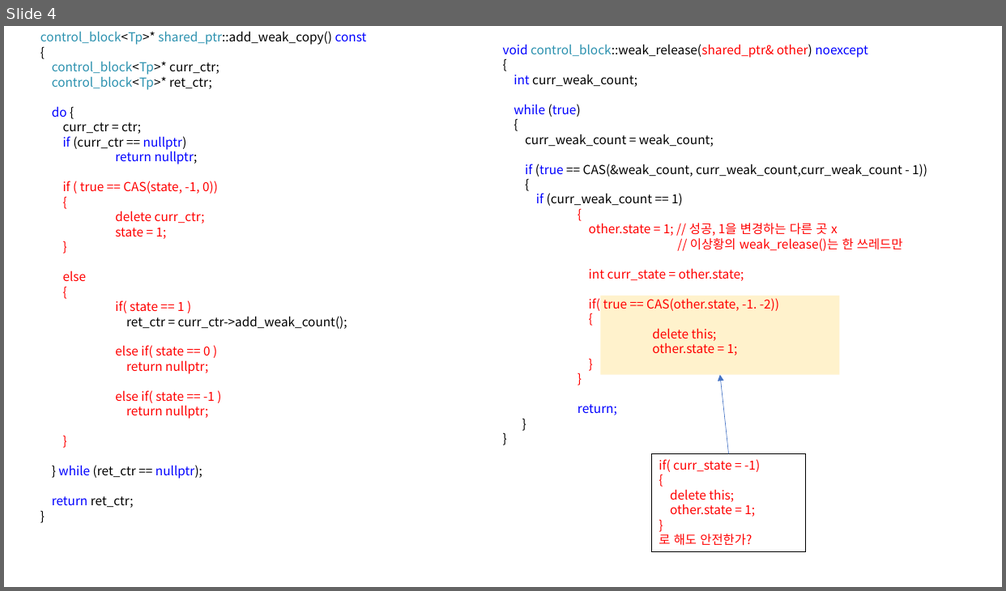
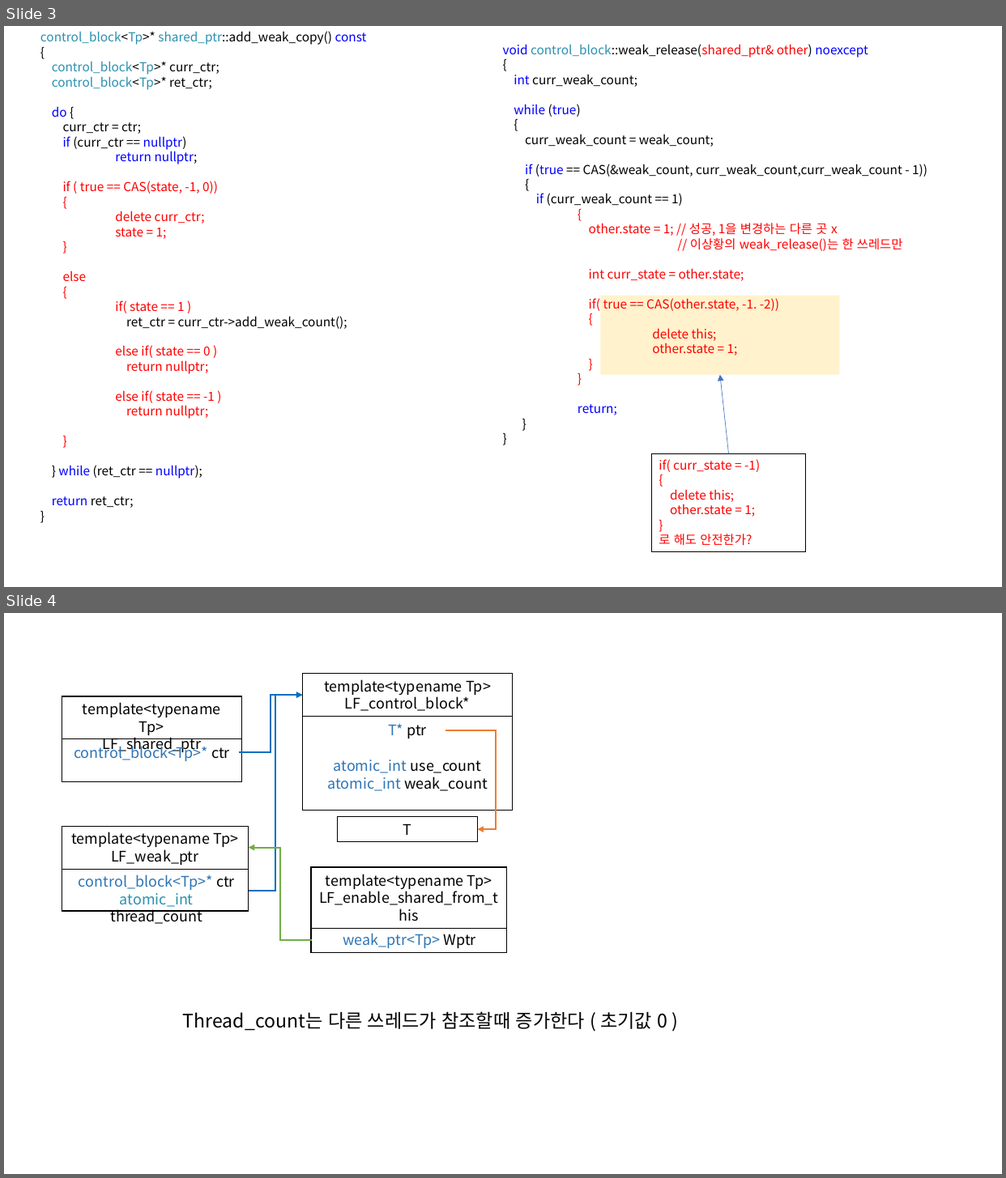
Before and after one commit to KU-t/1920-thesis, a slide deck: 연구일지/졸업작품 주간 일지 30주차/ABA해결방안.pptx. Shown one above the other, each under a label of ours: slide 4 before the commit, slides 3 and 4 after it. The pictures are 1006x591 and 1006x1178 pixels, drawn with LibreOffice and Linux fonts; fonts in the diff are those of the drawing. Boxes give left, top, right and bottom in pixels: in the first picture for what was removed or moved away, otherwise in the second. Text is boxed around its words. In the diff, an @@ line names an element or a change of style, - is before the commit and + after.

```diff
--- a/연구일지/졸업작품 주간 일지 30주차/ABA해결방안.pptx
+++ b/연구일지/졸업작품 주간 일지 30주차/ABA해결방안.pptx
@@ slide 4 added at [4,613,1002,1174], background #FFFFFF @@
@@ group added at [62,674,513,953]: 9 rectangles, 5 texts, 4 elbow arrows @@
+template<typename Tp>
+LF_shared_ptr
+control_block<Tp>* ctr
+template<typename Tp>
+LF_weak_ptr
+atomic_int use_count
+atomic_int weak_count
+T
+template<typename Tp>
+LF_control_block*
+T* ptr
+template<typename Tp> LF_enable_shared_from_this
+weak_ptr<Tp> Wptr
+control_block<Tp>* ctr
+atomic_int thread_count
@@ text added at [183,1012,668,1031], 18 pt, text #000000 @@
+Thread_count는 다른 쓰레드가 참조할때 증가한다 ( 초기값 0 )
@@ what was slide 4 is now slide 3 @@
```
Also in this commit, not shown: 1 slide changed, 2 other slides added, 1 slide removed, 1 other file.
